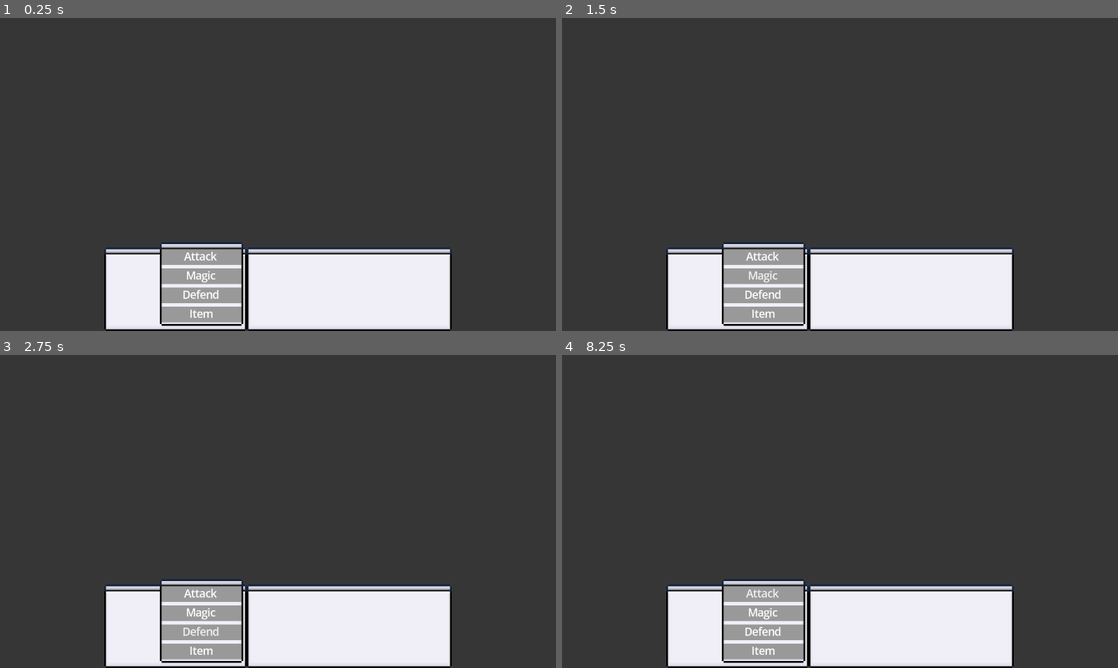
Above: before the commit, frames 1-4 (two rows, left to right).
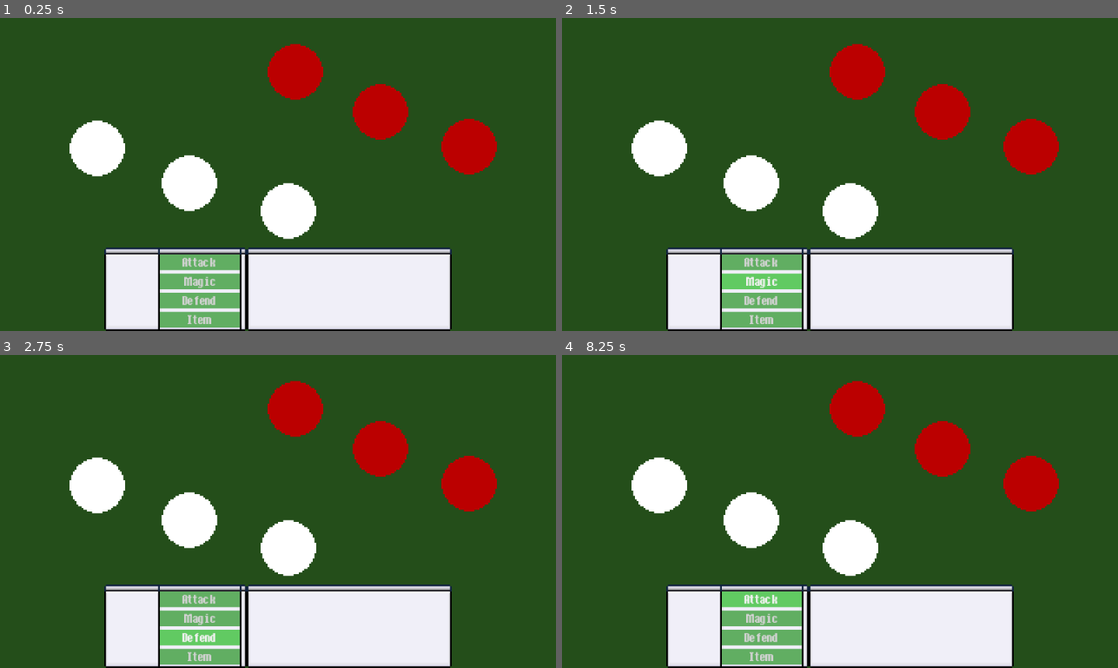
Above: after the commit, the same moments.

Repository: andreyes333/Game-Output-4
Game: Godot game, scene res://Battle/battle.tscn
The game is run twice, just before and just after one commit, with the same random seed, the same clock (stepped at 60 frames per second) and the same inputs.
Inputs (mouse positions are in pixels of both pictures, inside the frame that each line leads up to):
- Up to frame 1 (0.25 s): no input
- Up to frame 2 (1.5 s): click "Attack" at 0.5 s; click "Magic" at 1.25 s
- Up to frame 3 (2.75 s): click "Defend" at 2 s
- Up to frame 4 (8.25 s): click "Item" at 2.75 s; click (662, 486) at 3.52 s; click (751, 520) at 4.27 s; click (851, 549) at 5.02 s; click (856, 408) at 5.77 s; click (940, 448) at 6.52 s; click (1029, 483) at 7.27 s; click "Attack" at 8 s

The runs differ from the first frame. In frame 1, 87% of the frame differs, in the area x 0-100%, y 0-100%; in frame 2, 87%; in frame 3, 87%; in frame 4, 87%.

Commit message:
Adjusted UI + Added Entity Placeholders

Diff:
--- a/font_size.tres
+++ b/Assets/font_size.tres
@@ -1,18 +1,24 @@
 [gd_resource type="Theme" format=3 uid="uid://ccvqb1g3n4kkj"]
+
+[ext_resource type="FontFile" uid="uid://c4sos5vqf7v2j" path="res://Assets/Ithaca-LVB75.ttf" id="1_dfqlf"]
 
 [sub_resource type="StyleBoxFlat" id="StyleBoxFlat_iqkie"]
 
 [sub_resource type="StyleBoxFlat" id="StyleBoxFlat_hpewj"]
 
 [sub_resource type="StyleBoxFlat" id="StyleBoxFlat_vuixo"]
+bg_color = Color(0.38039216, 0.7921569, 0.38431373, 1)
 
 [sub_resource type="StyleBoxFlat" id="StyleBoxFlat_016u2"]
+bg_color = Color(0.38039216, 0.68235296, 0.38431373, 1)
 
 [sub_resource type="StyleBoxFlat" id="StyleBoxFlat_nsb18"]
+bg_color = Color(0.38039216, 0.56078434, 0.38431373, 1)
 
 [resource]
-Button/colors/font_color = Color(1, 1, 1, 1)
-Button/font_sizes/font_size = 6
+Button/colors/font_color = Color(0.82819706, 0.828197, 0.828197, 1)
+Button/font_sizes/font_size = 9
+Button/fonts/font = ExtResource("1_dfqlf")
 Button/styles/disabled = SubResource("StyleBoxFlat_iqkie")
 Button/styles/focus = SubResource("StyleBoxFlat_hpewj")
 Button/styles/hover = SubResource("StyleBoxFlat_vuixo")
--- a/Battle/battle.tscn
+++ b/Battle/battle.tscn
@@ -1,8 +1,12 @@
 [gd_scene format=3 uid="uid://qwv6wsrsd8i1"]
 
-[ext_resource type="Theme" uid="uid://bc4sd2mw2y0t4" path="res://menu_theme_default.tres" id="1_5pv0p"]
+[ext_resource type="Theme" uid="uid://bc4sd2mw2y0t4" path="res://Assets/menu_theme_default.tres" id="1_5pv0p"]
+[ext_resource type="Script" uid="uid://df0o2865kvdrw" path="res://Scripts/battle.gd" id="2_ploow"]
 [ext_resource type="PackedScene" uid="uid://b2s5pd8gyp2x7" path="res://Battle/menu.tscn" id="3_o5tja"]
-[ext_resource type="Theme" uid="uid://ccvqb1g3n4kkj" path="res://font_size.tres" id="5_do635"]
+[ext_resource type="Script" uid="uid://dgopivrlplmu4" path="res://Scripts/player_options.gd" id="4_0lqow"]
+[ext_resource type="PackedScene" uid="uid://bqss7i5d6xk56" path="res://Battle/battle_player.tscn" id="4_ploow"]
+[ext_resource type="PackedScene" uid="uid://0a6nmud181a5" path="res://Battle/battle_enemy.tscn" id="5_0lqow"]
+[ext_resource type="Theme" uid="uid://ccvqb1g3n4kkj" path="res://Assets/font_size.tres" id="5_do635"]
 
 [node name="Battle" type="Control" unique_id=1206029571]
 layout_mode = 3
@@ -12,15 +16,16 @@
 grow_horizontal = 2
 grow_vertical = 2
 theme = ExtResource("1_5pv0p")
+script = ExtResource("2_ploow")
 
-[node name="ColorRect" type="ColorRect" parent="." unique_id=1275484505]
+[node name="Background" type="ColorRect" parent="." unique_id=1275484505]
 layout_mode = 1
 anchors_preset = 15
 anchor_right = 1.0
 anchor_bottom = 1.0
 grow_horizontal = 2
 grow_vertical = 2
-color = Color(0.21, 0.21, 0.21, 1)
+color = Color(0.14117648, 0.30588236, 0.101960786, 1)
 
 [node name="HBoxContainer" type="HBoxContainer" parent="." unique_id=1036585283]
 custom_minimum_size = Vector2(200, 48)
@@ -52,14 +57,13 @@
 anchor_top = 1.0
 anchor_right = 0.5
 anchor_bottom = 1.0
-offset_left = -68.0
-offset_top = -51.0
-offset_right = -20.0
-offset_bottom = -3.0
+offset_left = -69.0
+offset_top = -48.0
+offset_right = -21.0
 grow_horizontal = 2
 grow_vertical = 0
 
-[node name="VBoxContainer" type="VBoxContainer" parent="Options" unique_id=290891522]
+[node name="PlayerOptions" type="VBoxContainer" parent="Options" unique_id=290891522]
 layout_mode = 1
 anchors_preset = 15
 anchor_right = 1.0
@@ -70,23 +74,76 @@
 grow_horizontal = 2
 grow_vertical = 2
 theme_override_constants/separation = 2
+script = ExtResource("4_0lqow")
 
-[node name="Button" type="Button" parent="Options/VBoxContainer" unique_id=1983865486]
+[node name="Button" type="Button" parent="Options/PlayerOptions" unique_id=1983865486]
 layout_mode = 2
 theme = ExtResource("5_do635")
 text = "Attack"
 
-[node name="Button2" type="Button" parent="Options/VBoxContainer" unique_id=106878638]
+[node name="Button2" type="Button" parent="Options/PlayerOptions" unique_id=106878638]
 layout_mode = 2
 theme = ExtResource("5_do635")
 text = "Magic"
 
-[node name="Button3" type="Button" parent="Options/VBoxContainer" unique_id=1149440453]
+[node name="Button3" type="Button" parent="Options/PlayerOptions" unique_id=1149440453]
 layout_mode = 2
 theme = ExtResource("5_do635")
 text = "Defend"
 
-[node name="Button4" type="Button" parent="Options/VBoxContainer" unique_id=1594010268]
+[node name="Button4" type="Button" parent="Options/PlayerOptions" unique_id=1594010268]
 layout_mode = 2
 theme = ExtResource("5_do635")
 text = "Item"
+
+[node name="PlayerCharacters" type="Control" parent="." unique_id=1121092959]
+anchors_preset = 0
+offset_right = 40.0
+offset_bottom = 40.0
+
+[node name="BattlePlayer" parent="PlayerCharacters" unique_id=864587999 instance=ExtResource("4_ploow")]
+layout_mode = 0
+offset_left = 40.0
+offset_top = 59.0
+offset_right = 73.0
+offset_bottom = 91.0
+
+[node name="BattlePlayer2" parent="PlayerCharacters" unique_id=342789245 instance=ExtResource("4_ploow")]
+layout_mode = 0
+offset_left = 93.0
+offset_top = 79.0
+offset_right = 126.0
+offset_bottom = 111.0
+
+[node name="BattlePlayer3" parent="PlayerCharacters" unique_id=412769017 instance=ExtResource("4_ploow")]
+layout_mode = 0
+offset_left = 150.0
+offset_top = 95.0
+offset_right = 183.0
+offset_bottom = 127.0
+
+[node name="Enemies" type="Control" parent="." unique_id=438403486]
+anchors_preset = 0
+offset_right = 40.0
+offset_bottom = 40.0
+
+[node name="BattleEnemy" parent="Enemies" unique_id=938350905 instance=ExtResource("5_0lqow")]
+layout_mode = 0
+offset_left = 154.0
+offset_top = 15.0
+offset_right = 186.0
+offset_bottom = 47.0
+
+[node name="BattleEnemy2" parent="Enemies" unique_id=2016283626 instance=ExtResource("5_0lqow")]
+layout_mode = 0
+offset_left = 203.0
+offset_top = 38.0
+offset_right = 235.0
+offset_bottom = 70.0
+
+[node name="BattleEnemy3" parent="Enemies" unique_id=2075560097 instance=ExtResource("5_0lqow")]
+layout_mode = 0
+offset_left = 254.0
+offset_top = 58.0
+offset_right = 286.0
+offset_bottom = 90.0
--- /dev/null
+++ b/Battle/battle_enemy.tscn
@@ -0,0 +1,9 @@
+[gd_scene format=3 uid="uid://0a6nmud181a5"]
+
+[ext_resource type="Texture2D" uid="uid://bgk0bxi152850" path="res://Assets/TemporaryEntitySprite.png" id="1_j463f"]
+
+[node name="BattleEnemy" type="TextureButton" unique_id=938350905]
+self_modulate = Color(0.73333335, 0, 0, 1)
+offset_right = 32.0
+offset_bottom = 32.0
+texture_normal = ExtResource("1_j463f")
--- /dev/null
+++ b/Battle/battle_player.tscn
@@ -0,0 +1,8 @@
+[gd_scene format=3 uid="uid://bqss7i5d6xk56"]
+
+[ext_resource type="Texture2D" uid="uid://bgk0bxi152850" path="res://Assets/TemporaryEntitySprite.png" id="1_2pf0b"]
+
+[node name="BattlePlayer" type="TextureButton" unique_id=864587999]
+offset_right = 33.0
+offset_bottom = 32.0
+texture_normal = ExtResource("1_2pf0b")
--- a/Battle/menu.tscn
+++ b/Battle/menu.tscn
@@ -1,10 +1,10 @@
 [gd_scene format=3 uid="uid://b2s5pd8gyp2x7"]
 
-[ext_resource type="Texture2D" uid="uid://cl31tfo5ln4k4" path="res://DemoUiBackgroundNineRect.png" id="1_3rfk3"]
+[ext_resource type="Texture2D" uid="uid://cl31tfo5ln4k4" path="res://Assets/DemoUiBackgroundNineRect.png" id="1_xhh6f"]
 
 [node name="Menu" type="NinePatchRect" unique_id=497923819]
 size_flags_horizontal = 3
-texture = ExtResource("1_3rfk3")
+texture = ExtResource("1_xhh6f")
 patch_margin_left = 5
 patch_margin_top = 5
 patch_margin_right = 5
--- /dev/null
+++ b/Scripts/battle.gd
@@ -0,0 +1,4 @@
+extends Control
+
+# @onready var _options: Menu = $Options
+# @onready var _options_menu: SubMenu = $Options/PlayerOpt
--- /dev/null
+++ b/Scripts/debug.gd
@@ -0,0 +1,18 @@
+extends Node
+
+
+func _unhandled_key_input(event: InputEvent) -> void:
+	var inputeventkey: InputEventKey = event
+	if event.is_pressed():
+		var key: int = inputeventkey.keycode
+		match key:
+			KEY_R:
+				get_tree().reload_current_scene()
+			KEY_Q:
+				get_tree().quit()
+			KEY_F:
+				var current_mode = DisplayServer.window_get_mode()
+				if current_mode == DisplayServer.WINDOW_MODE_EXCLUSIVE_FULLSCREEN:
+					DisplayServer.window_set_mode(DisplayServer.WINDOW_MODE_WINDOWED)
+				else:
+					DisplayServer.window_set_mode(DisplayServer.WINDOW_MODE_EXCLUSIVE_FULLSCREEN)
--- /dev/null
+++ b/Scripts/menu.gd
@@ -0,0 +1,11 @@
+class_name Menu extends NinePatchRect
+
+
+# Called when the node enters the scene tree for the first time.
+func _ready() -> void:
+	pass # Replace with function body.
+
+
+# Called every frame. 'delta' is the elapsed time since the previous frame.
+func _process(delta: float) -> void:
+	pass
--- /dev/null
+++ b/Scripts/player_options.gd
@@ -0,0 +1 @@
+class_name SubMenu extends VBoxContainer
--- a/project.godot
+++ b/project.godot
@@ -13,12 +13,17 @@
 config/name="Game Output 4"
 run/main_scene="uid://qwv6wsrsd8i1"
 config/features=PackedStringArray("4.7", "Forward Plus")
-config/icon="res://icon.svg"
+config/icon="res://Assets/icon.svg"
+
+[autoload]
+
+Debug="*uid://y7dor6pwvlhm"
 
 [display]
 
 window/size/viewport_width=320
 window/size/viewport_height=180
+window/size/borderless=true
 window/size/window_width_override=1280
 window/size/window_height_override=720
 window/stretch/mode="canvas_items"
Renamed: DemoUiBackgroundNineRect.png -> Assets/DemoUiBackgroundNineRect.png
Not shown, changed: Assets/DemoUiBackgroundNineRect.png.import
Binary file added: Assets/Ithaca-LVB75.ttf
Not shown, added: Assets/Ithaca-LVB75.ttf.import
Binary file added: Assets/TemporaryEntitySprite.png
Not shown, changed: Assets/TemporaryEntitySprite.png.import
Renamed: dialoguebox1.png -> Assets/dialoguebox1.png
Not shown, added: Assets/dialoguebox1.png.import
Renamed: icon.svg -> Assets/icon.svg
Not shown, changed: Assets/icon.svg.import
Renamed: menu_theme_default.tres -> Assets/menu_theme_default.tres
Renamed: ninepatch.webp -> Assets/ninepatch.webp
(and 5 more such lines)
